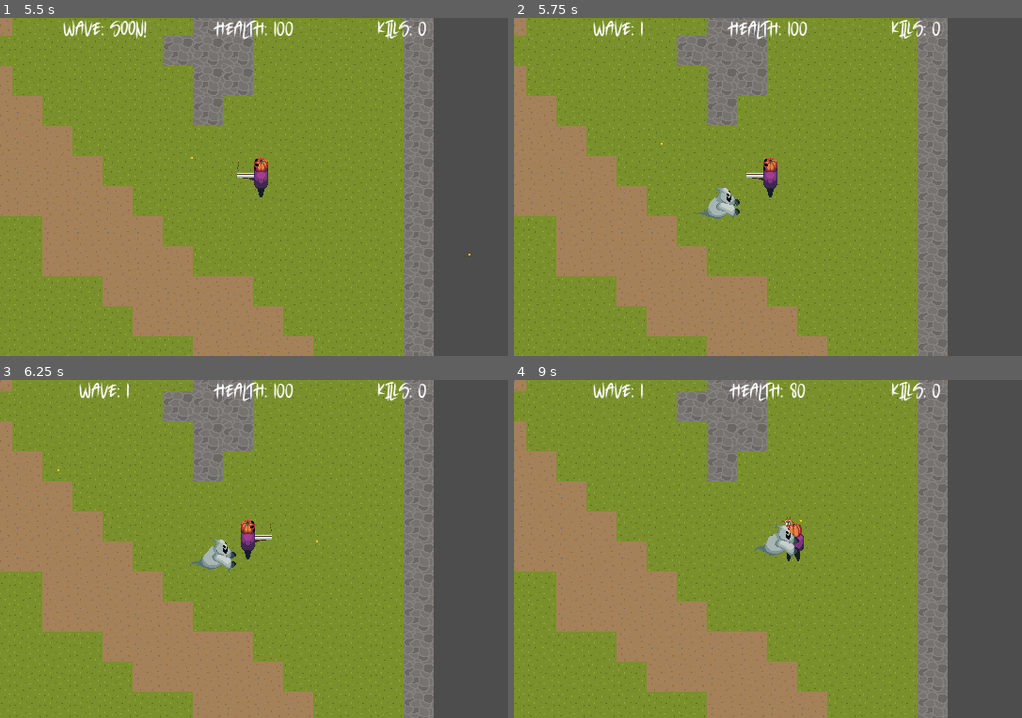
Above: before the commit, frames 1-4 (two rows, left to right).
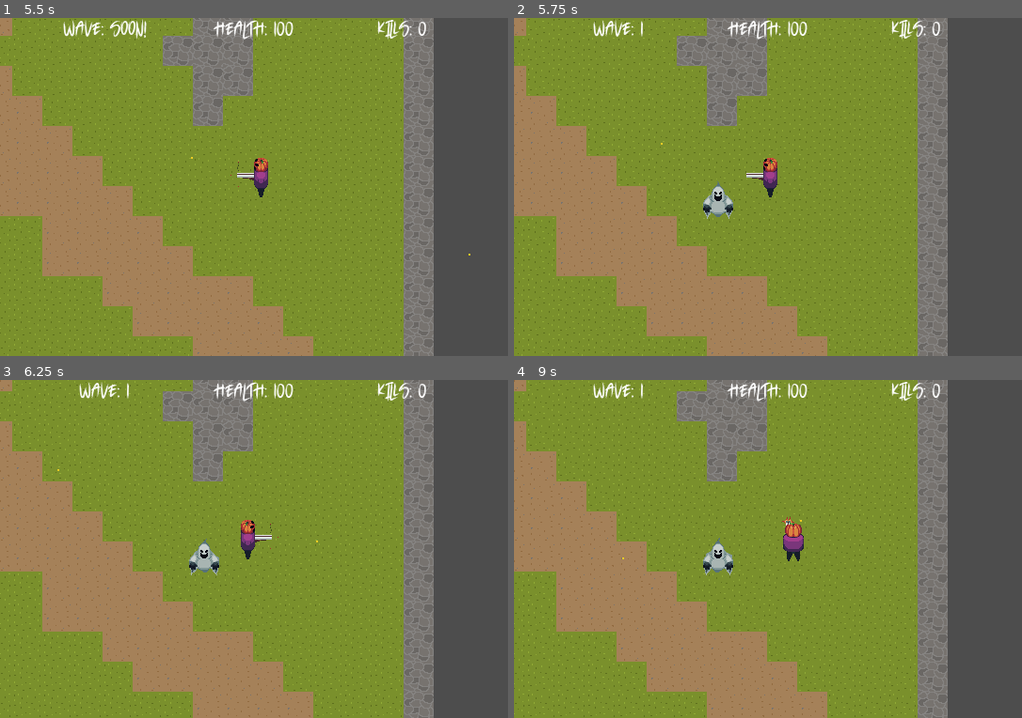
Above: after the commit, the same moments.

Repository: joshuardecker/eternal-harvest
Game: Godot game, scene res://World/world.tscn
The game is run twice, just before and just after one commit, with the same random seed, the same clock (stepped at 60 frames per second) and the same inputs.
Inputs (mouse positions are in pixels of both pictures, inside the frame that each line leads up to):
- Up to frame 1 (5.5 s): click "Start Game" at 0.5 s; tap Enter at 1.25 s; move the mouse to (365, 170) at 1.27 s; hold D (right) 1.28-2.03 s; click (365, 170) at 1.35 s; move the mouse to (152, 203) at 2.02 s; hold S (down) 2.03-2.78 s; click (152, 203) at 2.1 s; move the mouse to (304, 112) at 2.77 s; hold D (right) 2.78-3.53 s; click (304, 112) at 2.85 s; move the mouse to (228, 254) at 3.52 s; hold W (up) 3.53-4.28 s; click (228, 254) at 3.6 s; move the mouse to (406, 237) at 4.27 s; hold A (left) from 4.28 s (still down); click (406, 237) at 4.35 s; move the mouse to (101, 136) at 5.02 s; click (101, 136) at 5.1 s
- Up to frame 2 (5.75 s): keep holding A (left)
- Up to frame 3 (6.25 s): move the mouse to (279, 549) at 5.77 s; release A (left) at 5.78 s; hold S (down) from 5.78 s (still down); click (279, 549) at 5.85 s
- Up to frame 4 (9 s): move the mouse to (691, 464) at 6.52 s; release S (down) at 6.53 s; hold D (right) 6.53-7.28 s; click (691, 464) at 6.6 s; move the mouse to (879, 532) at 7.27 s; hold W (up) 7.28-8.03 s; click (879, 532) at 7.35 s; move the mouse to (666, 565) at 8.02 s; hold D (right) 8.03-8.78 s; click (666, 565) at 8.1 s; move the mouse to (818, 474) at 8.77 s; hold S (down) from 8.78 s (still down); click (818, 474) at 8.85 s

Frame 1 is identical in both runs. In frame 2, 0.4% of the frame differs, in the area x 35-45%, y 48-60%; in frame 3, 0.6%; in frame 4, 1.3%, in the area x 21-58%, y 0-58%.
Error after the commit: Invalid call. Nonexistent function 'get_decision' in base 'Node2D (GhostAI)'. (res://Enemies/ghost.gd:106)

Commit message:
Formatted stuff at the top of the code, but importantly I added the ability for the ghost to properly caluculate new AI decsions when its time to, vs just fetch what its already decided to do

Diff:
--- a/Enemies/ghost.gd
+++ b/Enemies/ghost.gd
@@ -6,6 +6,10 @@
 ## Only chases the player.
 class_name Ghost
 
+# Kind of redundant, but this exists so I can link this signal to the game manager
+# and dont have to hook the HealthEngine to the game manager.
+signal dead
+
 @export var speed: float = 20
 @export_enum("simple_movement", "ai_movement") var movement_type: String = "simple_movement"
 
@@ -13,10 +17,12 @@
 @onready var hitbox_shape = $Hitbox/CollisionShape
 @onready var ghost_ai: GhostAI = $GhostAI
 
-# Kind of redundant, but this exists so I can link this signal to the game manager.
-signal dead
+var player: Player
 
-var player: Player
+# How long in seconds since the AIEngine made a new decision on what to do.
+var last_ai_decision_time: float
+## How often in seconds the AI engine should make a new decision on what to do.
+@export var ai_decision_time_freq: float = 1
 
 func _ready():
 	player = get_tree().get_first_node_in_group("Player")
@@ -37,8 +43,8 @@
 	# When the ghost dies, tell the hud to add one to the kill counter.
 	connect("dead", hud.update_kill_amount)
 
-func _process(_delta):
-	move()
+func _process(delta: float):
+	move(delta)
 
 func despawn():
 	queue_free()
@@ -65,12 +71,12 @@
 	# No errors, no nothing.
 	call_deferred("fancy_death")
 
-func move():
+func move(delta: float):
 	match movement_type:
 		"simple_movement":
 			simple_movement()
 		"ai_movement":
-			ai_movement()
+			ai_movement(delta)
 		_:
 			push_error("This ghost is using a movement engine that doesnt exist!")
 
@@ -84,10 +90,22 @@
 	animation_tree.set("parameters/Move/blend_position", velocity)
 
 # Takes the feedback from the GhostAI engine and performs the action.
-func ai_movement():
-	match ghost_ai.calculate_decision():
+func ai_movement(delta: float):
+	# Remember a total of how long since the last ai decision was made.
+	last_ai_decision_time += delta
+
+	# If its been long enough, calculate a new decison on what to do.
+	# This doesnt mean behavior will change since the same answer can be
+	# given again by calculate_decision, but it could change.
+	if last_ai_decision_time > ai_decision_time_freq:
+		ghost_ai.calculate_decision()
+
+		# Reset time since a decision was made.
+		last_ai_decision_time = 0
+
+	match ghost_ai.get_decision():
 		GhostAI.decision.CHASE_PLAYER:
 			# TODO: make the movement more advanced.
 			simple_movement()
 		_:
-			print("I tried to ", ghost_ai.decision)
+			print("I tried to ", ghost_ai.get_decision())
